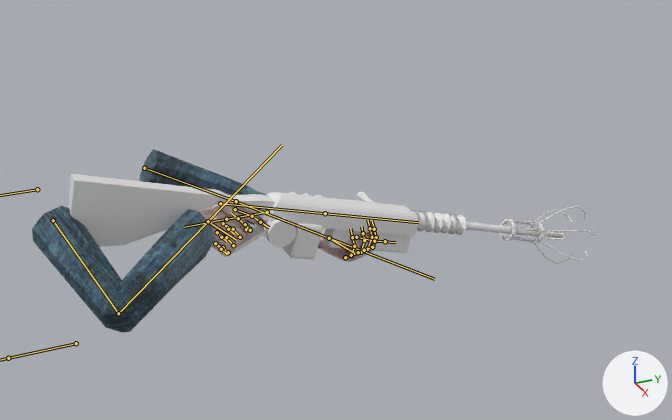
The FBX model assets/animations/lightning_gun_with_hands.fbx, before and after one commit.
Camera for both pictures: a 50 mm lens placed at (2.006, -0.177, 0.818), pointed at (0.128, 0.668, -0.121). Lighting does not change. The marker at lower right points along +X, +Y and +Z. Both versions are drawn at frame 1 of the action 'lightning_gun_armature|CameraAction'; the numbers are the values there. The bones that bend it are drawn over the model as lines.

Names of what the first picture shows: 'BézierCurve', 'sleeve'.
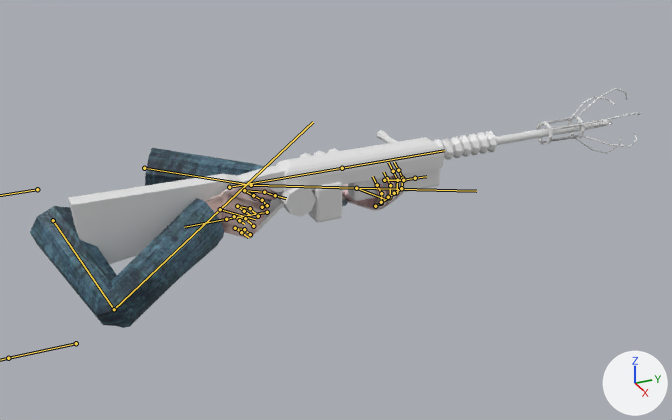
Where the change shows, as pixel boxes (x1, y1, x2, y2) in the pictures (672 x 420 px):
'BézierCurve', posed (9% wider, 95% taller)
    before: (68, 174, 596, 264)
    after: (68, 88, 641, 264)
'sleeve', posed (8% wider)
    before: (32, 149, 379, 332)
    after: (30, 148, 405, 328)
bone 'upper_arm.R', root to tip
    before: (53, 220) to (118, 313)
    after: (53, 220) to (114, 309)
bone 'fore_arm.R', root to tip
    before: (118, 313) to (208, 221)
    after: (114, 309) to (220, 209)
bone 'upper_arm.L', root to tip
    before: (144, 168) to (236, 201)
    after: (144, 168) to (251, 185)
bone 'fore_arm.L', root to tip
    before: (236, 201) to (329, 238)
    after: (251, 185) to (356, 188)
bone 'wrist_bone.R', root to tip
    before: (208, 221) to (236, 240)
    after: (220, 209) to (255, 219)
bone 'wrist_bone.L', root to tip
    before: (329, 238) to (354, 253)
    after: (356, 188) to (384, 199)
bone 'Bone', root to tip
    before: (220, 203) to (325, 213)
    after: (229, 187) to (342, 168)

What the commit changed:
Bone 'upper_arm.R' (bone_upper_arm_r) turns from (19, -2, 28) to (17, 13, 28) degrees about its own x, y and z.
Bone 'fore_arm.R' (bone_fore_arm_r) turns from (104, 10, -30) to (99, 6, -26) degrees about its own x, y and z.
Bone 'upper_arm.L' (bone_upper_arm_l) turns from (87, 30, -13) to (106, 22, -29) degrees about its own x, y and z.
Bone 'fore_arm.L' (bone_fore_arm_l) turns from (72, -30, -56) to (41, -38, -27) degrees about its own x, y and z.
Bone 'wrist_bone.R' (bone_wrist_bone_r) moves from (-0.035, -0.497, 0.316) to (0.022, -0.424, 0.322).
Bone 'wrist_bone.R' (bone_wrist_bone_r) turns from (92, -43, 0) to (92, -27, 0) degrees about its own x, y and z.
Bone 'wrist_bone.L' (bone_wrist_bone_l) moves from (0.198, -0.859, 0.653) to (0.042, -0.932, 0.692).
Bone 'wrist_bone.L' (bone_wrist_bone_l) turns from (74, 68, -99) to (114, 65, -62) degrees about its own x, y and z.
Bone 'Bone' (bone_bone) moves from (-0.073, 0.0, -0.068) to (0.0, 0.0, 0.0).
Bone 'Bone' (bone_bone) turns from (-16, 0, 0) to (0, 0, 0) degrees about its own x, y and z.
